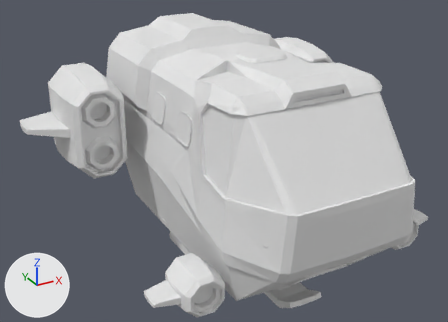
Two versions of the glTF model app/assets/test/zamboni-ship-col.glb, one commit apart.
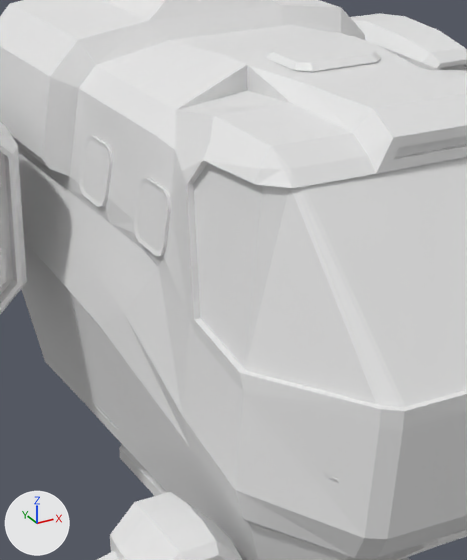
There are two pictures of each version: one whole from a 50 mm camera at (-5.54, -9.49, 6.8) aimed at (-0.35, -0.06, 2.08), one close up on the part from 26% to 73% of the width and 10% to 88% of the height. Every picture has the same lights, and +X, +Y and +Z are marked at lower left. The first two pictures are the older version. Where no turn or scale is listed for an object, it has been applied to the vertices.

Script lines for the objects in view, before the commit:
```python
me_zamboni_col = bpy.data.meshes.new('zamboni_col')
me_zamboni_col.from_pydata(...)  # 25421 vertices, 51197 faces; spans x -3.6..3.6, y -3.27..3.27, z -2.19..2.19
ob_zamboni_col = bpy.data.objects.new('zamboni_col', me_zamboni_col)
ob_zamboni_col.location = (0.0, -0.2, 2.179)
```
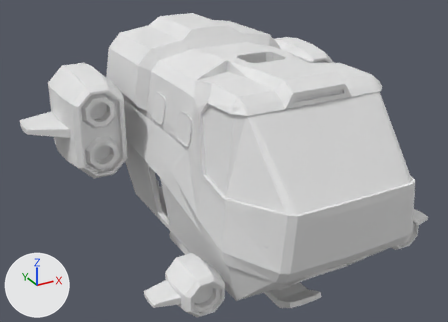
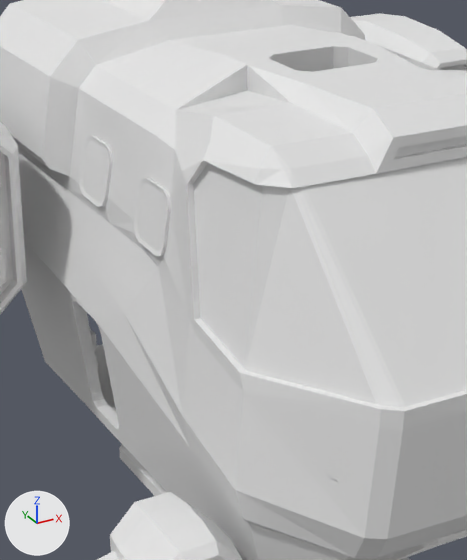
What the commit changed:
me_zamboni_col is used by ob_zamboni_col; location (0.0, -0.2, 2.179).
me_zamboni_col had 25421 vertices, 51197 faces and spanned x -3.6..3.6, y -3.27..3.27, z -2.19..2.19.
me_zamboni_col now has 24815 vertices, 49866 faces and spans x -3.6..3.6, y -3.27..3.27, z -2.19..2.19.
me_zamboni_col part 1: 16 loose pieces with 474 vertices, spanning x -1.6..0.86, y -0.04..2.63, z -1.26..1.28, are deleted.
me_zamboni_col part 2: 479 vertices moved within x -1.26..1.36, y -2.59..1.91, z -1.33..1.09; 601 vertices removed from x -1.21..1.38, y -2.59..1.98, z -1.32..2.06; 364 vertices added at x -1.26..1.37, y -2.59..1.98, z -1.32..1.73.
me_zamboni_col part 3: 20 vertices added at x -1.42..-1.37, y 0.92..1.05, z -0.98..-0.62.
Other edits to the shape of me_zamboni_col do not show in these pictures.

Changed parts and their boxes [x1, y1, x2, y2] in the close-ups (467 x 560 px; the box of a moved part takes in the faces that stretch with it):
part 1 of me_zamboni_col, deleted
    before: [74, 301, 119, 428]
part 2 of me_zamboni_col, moved or reshaped (not visible afterwards)
    before: [266, 41, 381, 72]
part 3 of me_zamboni_col, added
    after: [90, 329, 98, 370]
